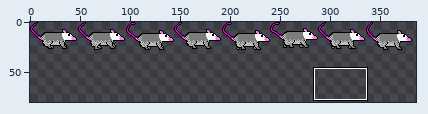
One commit to this pixel-art file: static/possum_sprite_sheet.aseprite. Above: a wide view before the commit, with the close-up outlined.
Close-up. Old version:
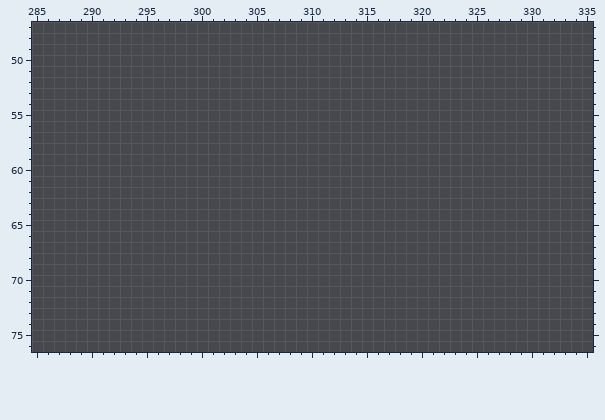
1000x1000 pixels, 1 frame. Shown: x 285..335, y 47..76. The wide view leaves out empty margins. The commit also changed other parts of the picture, which this record leaves out.
After:
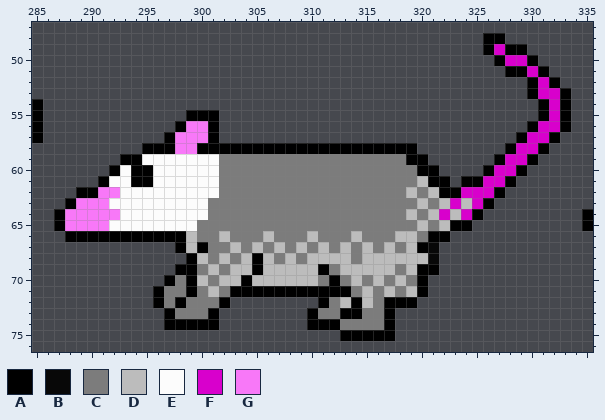
Palette (. is transparent): A #000000  B #080808  C #7c7c7c  D #bcbcbc  E #fcfcfc  F #d800cc  G #f878f8
Change:
y 48: x 326..327 .. -> AA
y 49: x 326..329 .... -> AFAA
y 50: x 327..330 .... -> AFFA
y 51: x 328..331 .... -> AAFA
y 52: x 330..332 ... -> AFA
y 53: x 330..333 .... -> AFFA
y 54: x 285 . -> A; x 331..333 ... -> AFA
y 55: x 285 . -> A; x 299..301 ... -> AAA; x 331..333 ... -> AFA
y 56: x 285 . -> A; x 298..301 .... -> AGGA; x 330..333 .... -> AFFA
y 57: x 285 . -> A; x 297..301 ..... -> AGGGA; x 329..332 .... -> AFFA
y 58: x 295..319 ......................... -> AAAGGAAAAAAAAAAAAAAAAAAAA; x 328..331 .... -> AFFA
y 59: x 293..320 ............................ -> AAEEEEEEECCCCCCCCCCCCCCCCCAA; x 327..330 .... -> AFFA
y 60: x 292..321 .............................. -> AEAAEEEEEECCCCCCCCCCCCCCCCCCAA; x 326..329 .... -> AFFA
y 61: x 291..322 ................................ -> AEEAAEEEEEECCCCCCCCCCCCCCCCCCDAA; x 324..328 ..... -> AAFFA
y 62: x 289..327 ....................................... -> AAGGEEEEEEEEECCCCCCCCCCCCCCCCCDCDAAFFFA
y 63: x 288..326 ....................................... -> AGGGEEEEEEEEECCCCCCCCCCCCCCCCCCCDCDFDFA
y 64: x 287..325 ....................................... -> AGGGGGEEEEEEEECCCCCCCCCCCCCCCCCCDCDFDFA; x 335 . -> A
y 65: x 287..324 ...................................... -> AGGGGEEEEEEEECCCCCCCCCCCCCCCCCCCCDCDAA; x 335 . -> A
y 66: x 288..322 ................................... -> AAAAAAAAAAADCCDCCCDCCCDCCCDCCCDDCAA
y 67: x 298..321 ........................ -> ADACCDCDCDCDCDCDCDCDCDAB
y 68: x 299..321 ....................... -> ADCDCDADCDCDDDDCDDDDDDB
y 69: x 298..321 ........................ -> AACDCDDADDDDDACDDDDDCDAA
y 70: x 297..320 ........................ -> ACADCDDADDDDDDCACDCDCDCA
y 71: x 296..320 ......................... -> ACCACDCAAAAAAAAAAACDCDCDA
y 72: x 296..302 ....... -> ACACCCA; x 311..319 ......... -> ACDADCAAA
y 73: x 297..301 ..... -> ACCCA; x 310..317 ........ -> ACCAACCA
y 74: x 297..301 ..... -> AAAAA; x 310..317 ........ -> AAACCCCA
y 75: x 313..317 ..... -> AAAAA
Pixel boxes of the changes (left, top, right, bottom) in both close-ups:
added: (54, 33, 593, 341)
added: (32, 99, 43, 143)
